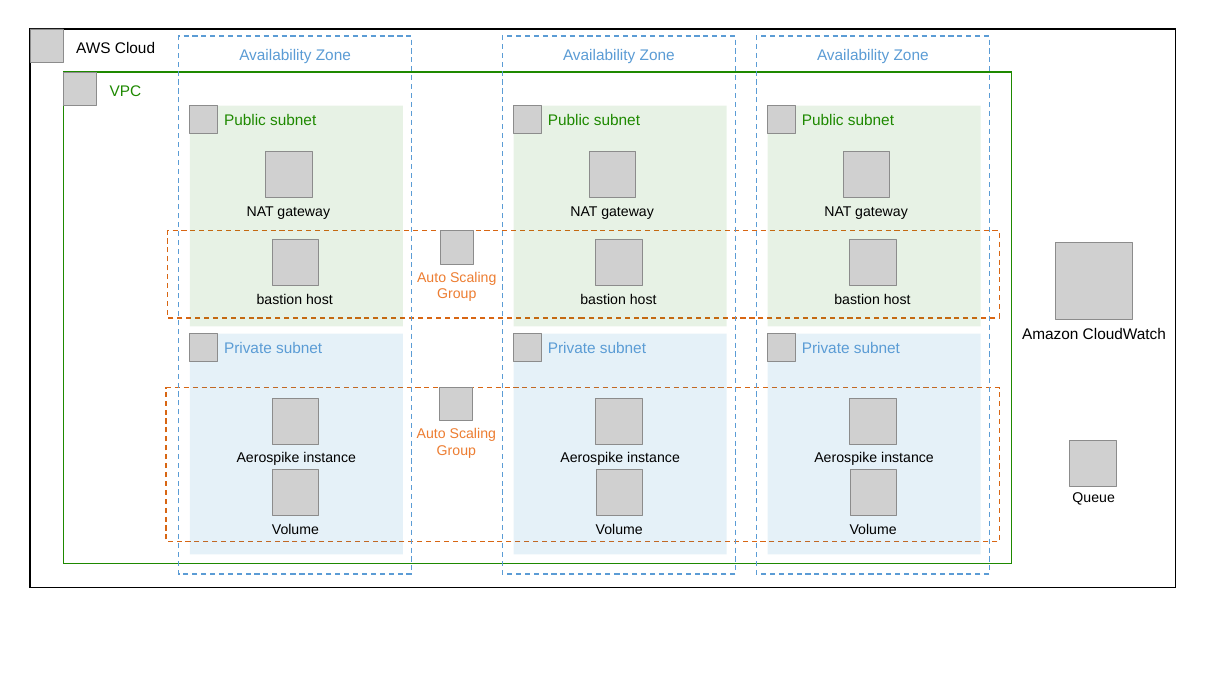
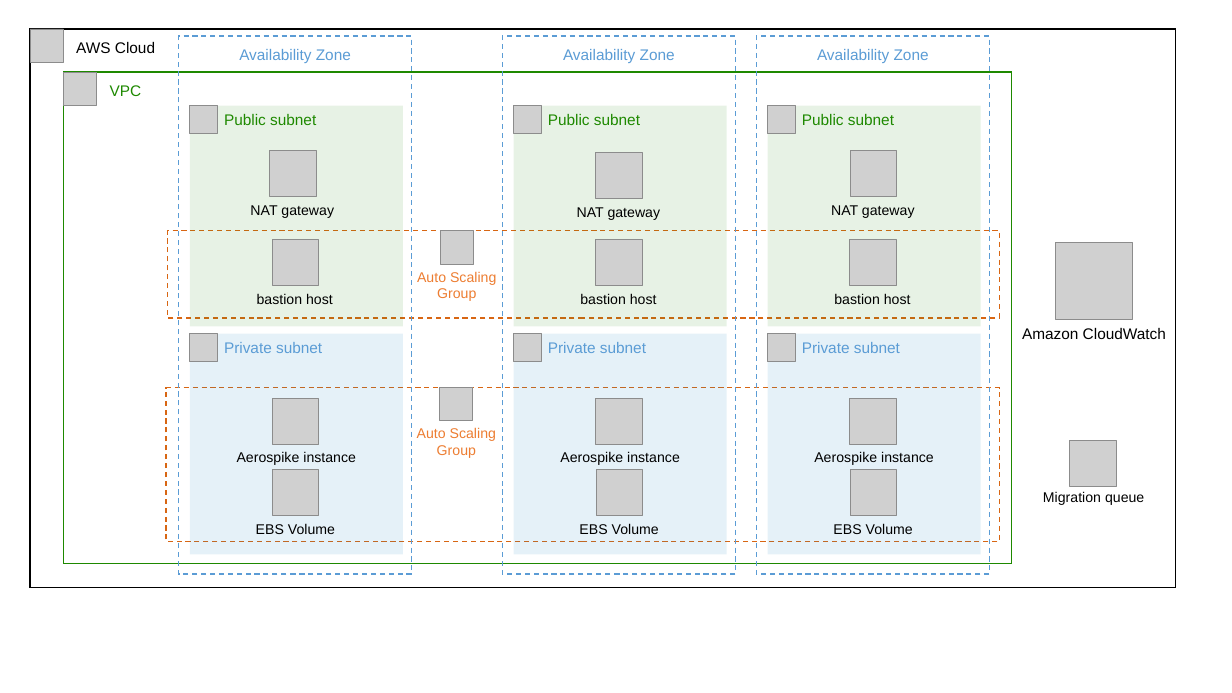
Before and after one commit to aws-quickstart/quickstart-aerospike, a slide deck: slide 1 of docs/images/architecture_diagram.pptx. Drawn at 1232x693 pixels with LibreOffice and Linux fonts; fonts in the diff are those of the drawing; grey boxes stand for pictures. Boxes give left, top, right and bottom in pixels: in the first picture for what was removed or moved away, otherwise in the second. Text is boxed around its words. In the diff, an @@ line names an element or a change of style, - is before the commit and + after.

Commit message:
Adjust new architecture diagram.

```diff
--- a/docs/images/architecture_diagram.pptx
+++ b/docs/images/architecture_diagram.pptx
@@ 3 pictures, 3 texts: place and size @@
-3 pictures, 3 texts at (247,152,908,219)
+3 pictures, 3 texts at (250,151,915,220)
@@ text at (1043,491,1144,505): text changed @@
-Queue
+Migration queue
@@ text at (256,523,335,534): text changed @@
-Volume
+EBS Volume
@@ text at (579,523,659,534): text changed @@
-Volume
+EBS Volume
@@ text at (833,523,913,534): text changed @@
-Volume
+EBS Volume
```
